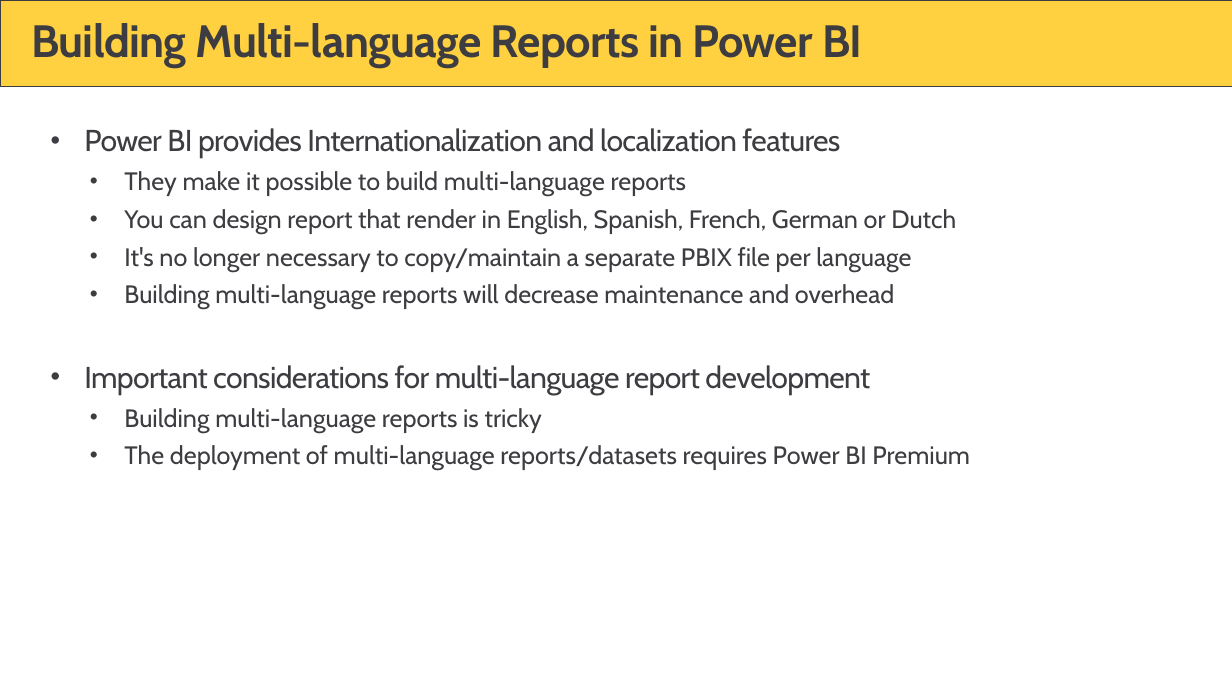
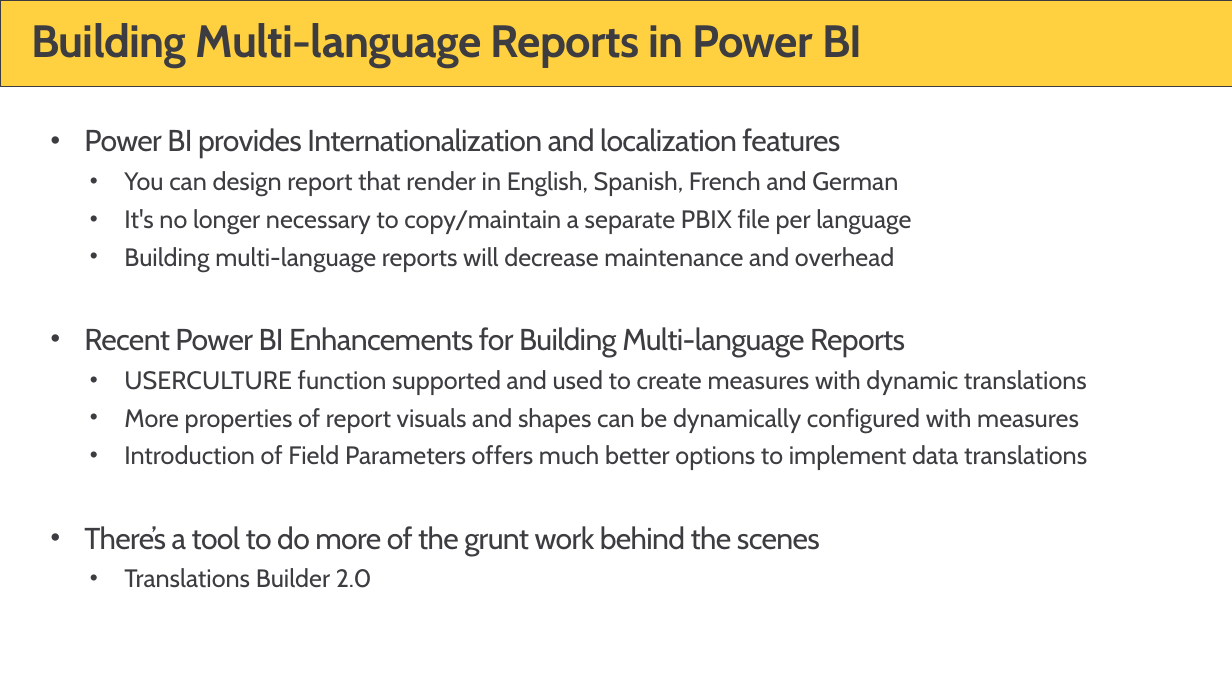
Before and after one commit to PowerBiDevCamp/TranslationsBuilder, a slide deck: slide 3 of Docs/Translations Builder.pptx. Drawn at 1232x693 pixels with LibreOffice and Linux fonts; fonts in the diff are those of the drawing; background and template pictures are left out. Boxes give left, top, right and bottom in pixels: in the first picture for what was removed or moved away, otherwise in the second. Text is boxed around its words. In the diff, an @@ line names an element or a change of style, - is before the commit and + after.

```diff
--- a/Docs/Translations Builder.pptx
+++ b/Docs/Translations Builder.pptx
@@ text at bbox=[124, 171, 898, 196]: text changed @@
-  • They make it possible to build multi-language reports
-  • You can design report that render in English, Spanish, French, German or Dutch
+  • You can design report that render in English, Spanish, French and German
@@ text at bbox=[84, 327, 1087, 588]: text changed @@
-• Important considerations for multi-language report development
-  • Building multi-language reports is tricky
-  • The deployment of multi-language reports/datasets requires Power BI Premium
+• Recent Power BI Enhancements for Building Multi-language Reports
+  • USERCULTURE function supported and used to create measures with dynamic translations
+  • More properties of report visuals and shapes can be dynamically configured with measures
+  • Introduction of Field Parameters offers much better options to implement data translations
+• There’s a tool to do more of the grunt work behind the scenes
+  • Translations Builder 2.0
```
Also in this commit, not shown: 1 other slide changed, 13 other files.
